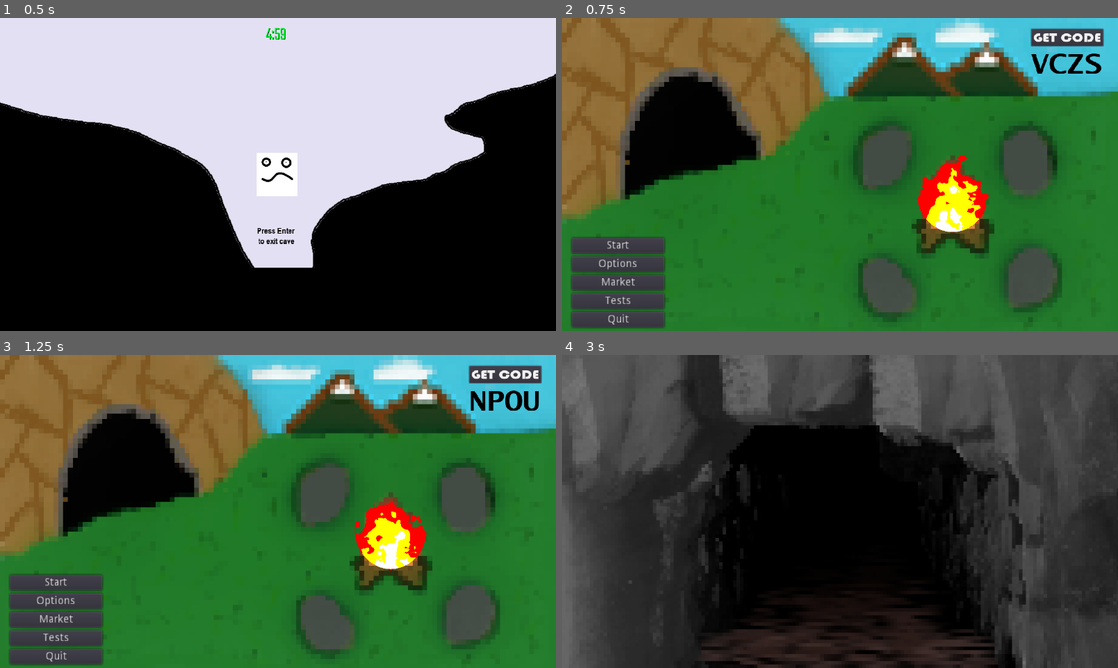
Above: before the commit, frames 1-4 (two rows, left to right).
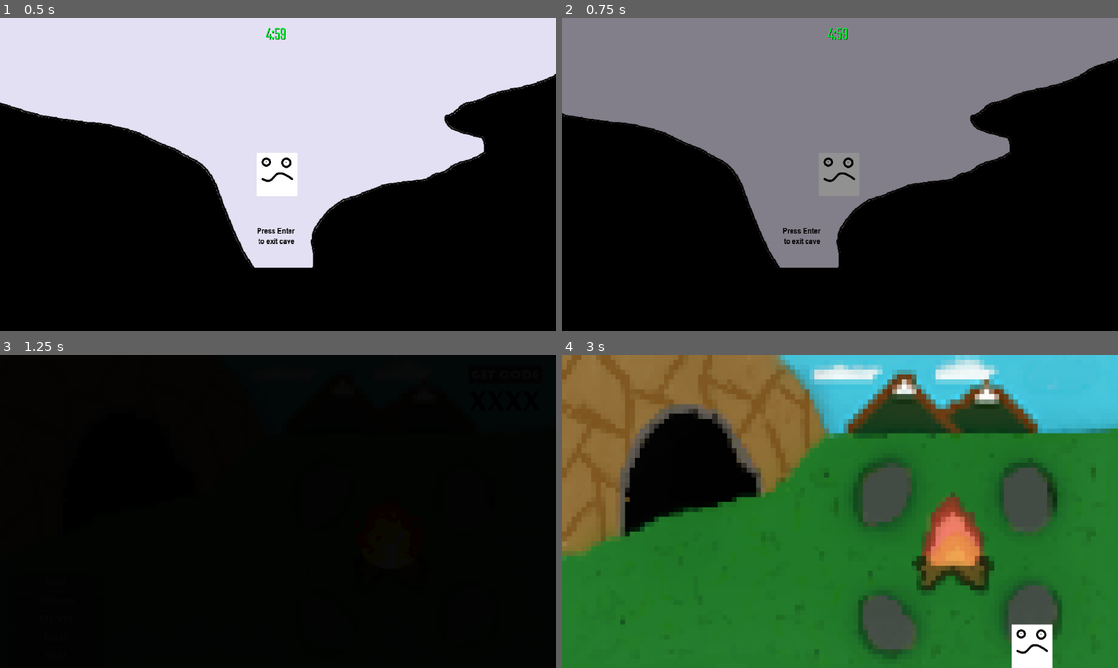
Above: after the commit, the same moments.

Repository: rwyndrum4/MENDAX
Game: Godot game, scene res://Scenes/startArea/EntrySpace.tscn
The game is run twice, just before and just after one commit, with the same random seed, the same clock (stepped at 60 frames per second) and the same inputs. This scene is started directly instead of the project's main scene.
Inputs (mouse positions are in pixels of both pictures, inside the frame that each line leads up to):
- Up to frame 1 (0.5 s): no input
- Up to frame 2 (0.75 s): tap Enter (ui_accept) at 0.5, 0.6 s; hold Right (ui_right) from 0.53 s (still down)
- Up to frame 3 (1.25 s): keep holding Right (ui_right); tap Enter (ui_accept) at 0.77, 1.07 s
- Up to frame 4 (3 s): release Right (ui_right) at 1.25 s; click "Start" at 1.25 s; click (617, 583) at 2 s, where only the run before the commit has a clickable "Start"; tap Enter (ui_accept) at 2.75, 2.85 s; hold Down (ui_down) from 2.78 s (still down)

Frame 1 is identical in both runs. In frame 2, 98% of the frame differs, in the area x 0-100%, y 0-100%; in frame 3, 94%; in frame 4, 97%.

Commit message:
Cave entrance transition fix
-Made it work with the new main update

Diff:
--- a/game/Scenes/mainMenu/mainMenu.gd
+++ b/game/Scenes/mainMenu/mainMenu.gd
@@ -61,8 +61,7 @@
 */
 """
 func _on_Start_pressed():
-	$Enter.play()
-	CaveInTrans.change_scene("res://Scenes/startArea/startArea.tscn")
+	SceneTrans.change_scene("res://Scenes/startArea/startArea.tscn")
 
 """
 /*
--- a/game/Scenes/mainMenu/mainMenu.tscn
+++ b/game/Scenes/mainMenu/mainMenu.tscn
@@ -9,7 +9,6 @@
 [ext_resource path="res://Scenes/fpsDisplay/fpsLabel.tscn" type="PackedScene" id=7]
 [ext_resource path="res://Assets/ARIALBD.TTF" type="DynamicFontData" id=8]
 [ext_resource path="res://Scenes/worldEnvironment/worldEnv.tscn" type="PackedScene" id=9]
-[ext_resource path="res://Assets/SFX/wahh.wav" type="AudioStream" id=10]
 
 [sub_resource type="DynamicFont" id=1]
 size = 38
@@ -169,10 +168,6 @@
 margin_bottom = 24.0
 custom_fonts/font = SubResource( 7 )
 
-[node name="Enter" type="AudioStreamPlayer" parent="."]
-stream = ExtResource( 10 )
-bus = "SFX"
-
 [connection signal="pressed" from="VBoxContainer/Start" to="." method="_on_Start_pressed"]
 [connection signal="pressed" from="VBoxContainer/Options" to="." method="_on_Options_pressed"]
 [connection signal="pressed" from="VBoxContainer/Market" to="." method="_on_Market_pressed"]
--- a/game/Scenes/startArea/EntrySpace.gd
+++ b/game/Scenes/startArea/EntrySpace.gd
@@ -34,7 +34,7 @@
 	if in_exit:
 		if Input.is_action_just_pressed("ui_accept",false):
 			# warning-ignore:return_value_discarded
-			get_tree().change_scene("res://Scenes/mainMenu/mainMenu.tscn")
+			SceneTrans.change_scene("res://Scenes/mainMenu/mainMenu.tscn")
 
 """
 /*
--- a/game/Scenes/startArea/startArea.gd
+++ b/game/Scenes/startArea/startArea.gd
@@ -41,8 +41,9 @@
 	check_settings()
 	if in_cave:
 		if Input.is_action_just_pressed("ui_accept",false):
-			# warning-ignore:return_value_discarded
-			get_tree().change_scene("res://Scenes/startArea/EntrySpace.tscn")
+			# warning-ignore:return_value_discardedhttps://www.youtube.com/shorts/KXnD8aXnAvchttps://www.youtube.com/shorts/KXnD8aXnAvc
+			$Enter.play()
+			CaveInTrans.change_scene("res://Scenes/startArea/EntrySpace.tscn")
 
 """
 /*
--- a/game/Scenes/startArea/startArea.tscn
+++ b/game/Scenes/startArea/startArea.tscn
@@ -6,6 +6,7 @@
 [ext_resource path="res://Scenes/startArea/PlayerCursor.gd" type="Script" id=4]
 [ext_resource path="res://Scenes/settingsMenu/settingsMenu.tscn" type="PackedScene" id=5]
 [ext_resource path="res://Scenes/textBox/textBox.tscn" type="PackedScene" id=6]
+[ext_resource path="res://Assets/SFX/wahh.wav" type="AudioStream" id=7]
 
 [sub_resource type="RectangleShape2D" id=1]
 
@@ -118,5 +119,9 @@
 [node name="textBox" parent="GUI" instance=ExtResource( 6 )]
 visible = false
 
+[node name="Enter" type="AudioStreamPlayer" parent="."]
+stream = ExtResource( 7 )
+volume_db = -14.324
+
 [connection signal="body_entered" from="enterCaveArea" to="." method="_on_Area2D_body_entered"]
 [connection signal="body_exited" from="enterCaveArea" to="." method="_on_Area2D_body_exited"]
Not shown: 1 places in game/Scenes/mainMenu/mainMenu.tscn that only renumber resources
Not shown: 1 places in game/Scenes/startArea/startArea.tscn that only renumber resources
